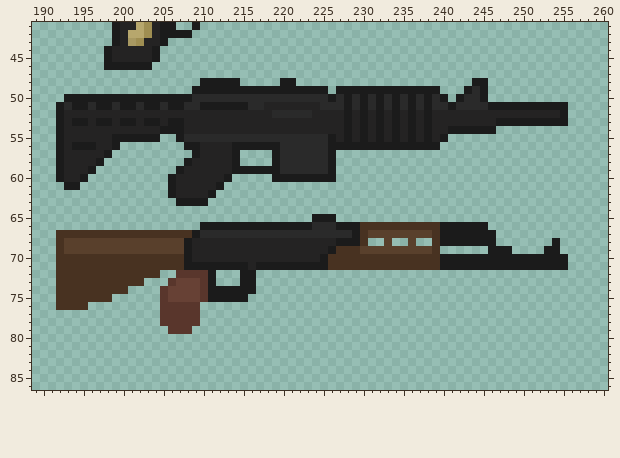
Pixel-art file, stored at Codesoul2/Aseprite/CodeSoul2 Weapons.ase. Above, as it was before the edit.
272x144 pixels, 1 frame. Colours within 5 levels of each other are drawn and written as one. Shown: x 189..260, y 41..86.
The same view after the edit:
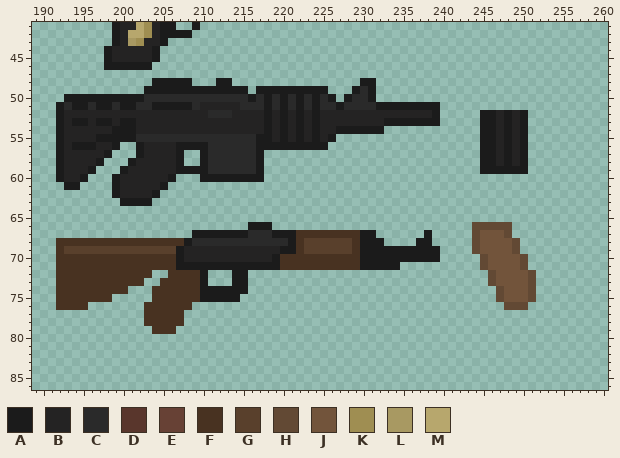
Palette (. is transparent): A #1b1b1b  B #242323  C #2a2a2a  D #59362c  E #674135  F #483221  G #59402c  H #624934  J #72543b  K #9f8e52  L #a89962  M #b7a76d
The author wrote: UI and weapon anim fixes
What changed:
layer "AkMag" added
layer "M4Mag" added
Layers "M4A1", "M4Mag", "AkMag":
y 48: x 204..208 ..... -> AAAAA; x 210..211 AA -> ..; x 214 A -> .; x 220..221 AA -> ..; x 230..231 .. -> AA; x 244..245 AA -> ..
y 49: x 203..208 ...... -> AAAAAA; x 216 A -> .; x 227..228 AA -> ..; x 230 A -> C; x 232..239 AAAAAAAA -> ........; x 243..245 ACA -> ...
y 50: x 203..208 AAAAAA -> CCCCCC; x 216 C -> A; x 218 C -> A; x 220 C -> A; x 222 C -> A; x 224 C -> A; x 227 C -> .; x 230..240 ACACACACACA -> CA.........; x 242..245 ACCA -> ....
y 51: x 203 A -> C; x 205 C -> A; x 208 C -> A; x 210..215 AAAAAA -> BBBBBC; x 218..224 BBBBBBB -> ACACACA; x 227..228 CA -> AC; x 230 A -> C; x 233 C -> A; x 235 C -> A; x 237 C -> A; x 239..255 CCACCCCAAAAAAAAAA -> A................
y 52: x 211..213 BBB -> CCC; x 218..224 BCCCCCB -> ABABABA; x 228 A -> B; x 230 A -> B; x 232 A -> B; x 234 A -> B; x 236 A -> B; x 238..246 ABBBBBBBB -> BA.....AA; x 248 B -> A; x 250..255 BBBBBA -> A.....
y 53: x 203..204 AA -> BB; x 206..207 AA -> BB; x 218 B -> A; x 220 B -> A; x 222 B -> A; x 224 B -> A; x 228 A -> B; x 230 A -> B; x 232..233 AB -> BA; x 235 B -> A; x 237 B -> A; x 239..247 BBBBBBBBA -> A.....AAB; x 249 A -> B; x 251..255 AAAAA -> .....
y 54: x 199..201 BBB -> AAA; x 205..207 AAA -> BBB; x 218 B -> A; x 220 B -> A; x 222 B -> A; x 224 B -> A; x 227 B -> A; x 229 B -> A; x 231 B -> A; x 233..244 BABABABBAAAA -> ............; x 247..250 .... -> BABA
y 55: x 197..198 BB -> AA; x 202..207 AAA..A -> CCCCCC; x 217..225 CCCCCCCCC -> AABABABAB; x 227..240 BABABABABABABA -> ..............; x 245..250 ...... -> AABABA
y 56: x 202..207 ...... -> ABBBBA; x 210..216 BBBBAAA -> ACCCCCC; x 220..239 CCCCCCAAAAAAAAAAAAAA -> AAAAAA..............; x 245..250 ...... -> AABABA
y 57: x 202..207 ...... -> ABBBBA; x 209..217 ABBBBA... -> .ACCCCCCA; x 219..226 ACCCCCCA -> ........; x 245..250 ...... -> AABABA
y 58: x 201..217 .......ABBBBBA... -> ABBBBBA..ACCCCCCA; x 219..226 ACCCCCCA -> ........; x 245..250 ...... -> AABABA
y 59: x 200..206 ....... -> ABBBBBB; x 208..216 BBBBBBAAA -> AAACCCCCC; x 218..226 AACCCCCCA -> .........; x 245..250 ...... -> AAAAAA
y 60: x 199..205 ....... -> ABBBBBB; x 207..212 BBBBBB -> ...AAA; x 214..217 .... -> AAAA; x 219..226 AAAAAAAA -> ........
y 61: x 199..212 .......ABBBBBA -> ABBBBBA.......
y 62: x 199..204 ...... -> ABBBBA; x 206..211 ABBBBA -> ......
y 63: x 200..203 .... -> AAAA; x 207..210 AAAA -> ....
y 65: x 224..226 AAA -> ...
y 66: x 210..215 AAAAAA -> ......; x 219..248 AAAAACCCAAAFFFFFFFFFFAAAAAA... -> .........................HHHHH
y 67: x 192..208 FFFFFFFFFFFFFFFFF -> .................; x 210..215 CCCCCC -> AAAAAA; x 219..248 CCCCCCCCCCAFGGGGGGGGFAAAAAAA.. -> AAAFFFFFFFFAA......A.....HJJJH
y 68: x 193..207 GGGGGGGGGGGGGGG -> FFFFFFFFFFFFFFF; x 209..233 BBBBBBBBBBBBBBBBBBAAAF..G -> CCCCCCCCCCCCAFGGGGGGFAAA.; x 236..249 G..FAAAAAAA... -> .AA.....HJJJJH; x 254 A -> .
y 69: x 207..208 GA -> AB; x 220..228 BBBBBBAFF -> AAFGGGGGG; x 230..239 GGGGGGGGGF -> AAAAAAAAAA; x 244..249 ..AAA. -> HJJJJH; x 253..254 AA -> ..
y 70: x 207..208 FA -> AB; x 219..225 BBBBBBA -> AFFFFFF; x 230..255 FFFFFFFFFFAAAAAAAAAAAAAAAA -> AAAAAAAAAA.....HJJJJH.....
y 71: x 207 F -> A; x 216 B -> A; x 220..225 AAAAAA -> FFFFFF; x 230..255 FFFFFFFFFFAAAAAAAAAAAAAAAA -> AAAAA..........HJJJJH.....
y 72: x 204 F -> .; x 206..211 .DDDDA -> FFFFA.; x 214 . -> A; x 216 A -> .; x 246..251 ...... -> HJJJJH
y 73: x 205..211 .DEEEDA -> FFFFFA.; x 214 . -> A; x 216 A -> .; x 246..251 ...... -> HJJJJH
y 74: x 204..210 .DEEEED -> FFFFFFA; x 216 A -> .; x 247..251 ..... -> HJJJH
y 75: x 204..210 .DEEEED -> FFFFFFA; x 215 A -> .; x 247..251 ..... -> HJJJH
y 76: x 203..209 ..DDDDD -> FFFFFF.; x 248..250 ... -> HHH
y 77..78: x 203..209 ..DDDDD -> FFFFF..
y 79: x 204..208 ..DDD -> FFF..
Pixel boxes of the changes (left, top, right, bottom) in both pictures:
changed: (56, 78, 568, 334)
